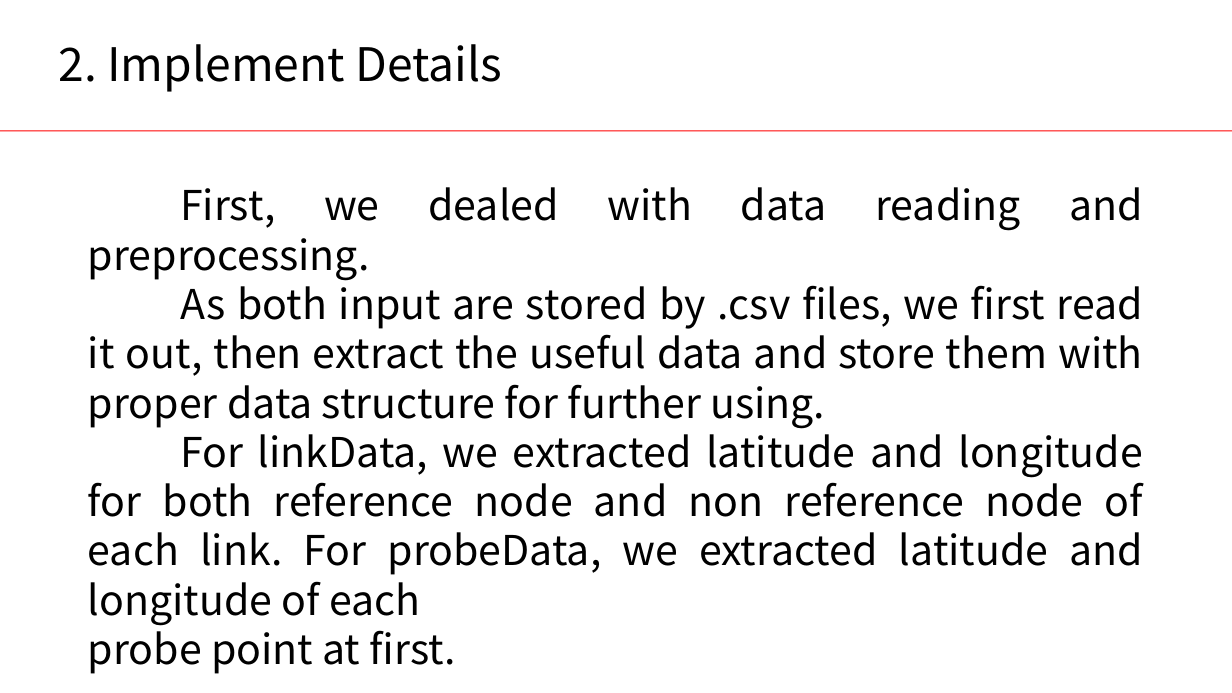
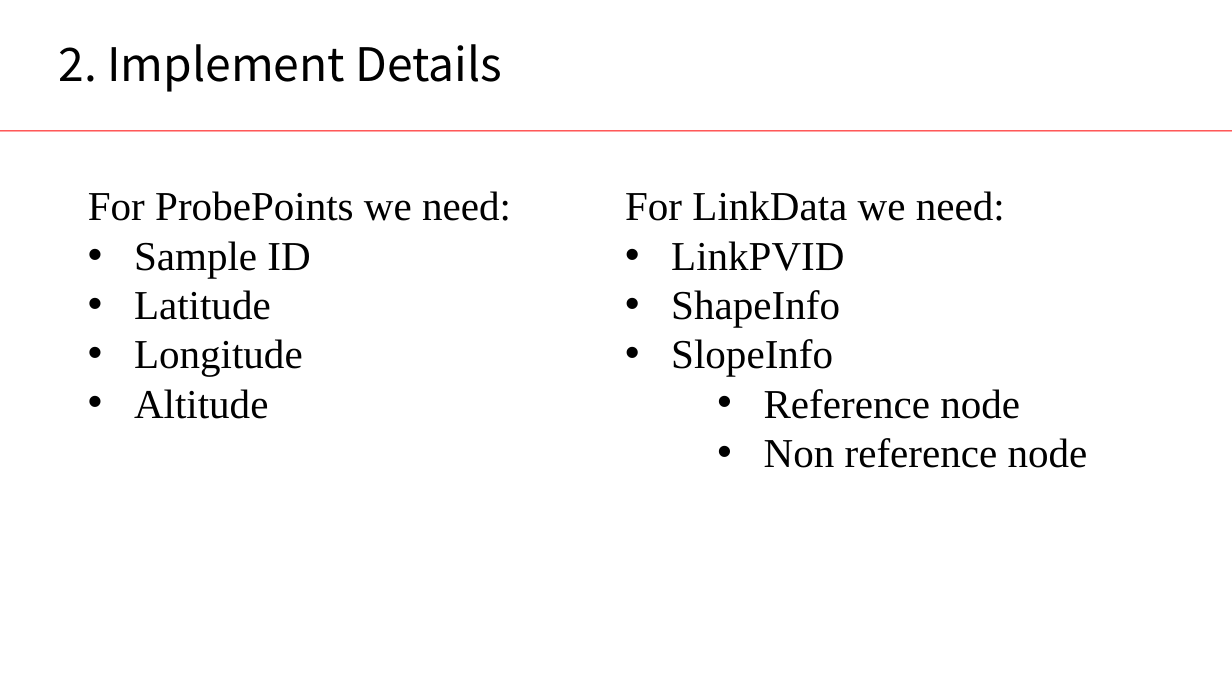
Before and after one commit to jingchengdeng/Probe-Data-Analysis-for-Road-Slope, a slide deck: slide 4 of submissionVersion/HW2Presentation.pptx (slide 3 before the commit). Drawn at 1232x693 pixels with LibreOffice and Linux fonts; fonts in the diff are those of the drawing; background and template pictures are left out. Boxes give left, top, right and bottom in pixels: in the first picture for what was removed or moved away, otherwise in the second. Text is boxed around its words. In the diff, an @@ line names an element or a change of style, - is before the commit and + after.

```diff
--- a/submissionVersion/HW2Presentation.pptx
+++ b/submissionVersion/HW2Presentation.pptx
@@ text at (x1=88, y1=191, x2=511, y2=419): text changed; font Noto Sans CJK SC to Times New Roman @@
-First, we dealed with data reading and preprocessing.
-As both input are stored by .csv files, we first read it out, then extract the useful data and store them with proper data structure for further using.
-For linkData, we extracted latitude and longitude for both reference node and non reference node of each link. For probeData, we extracted latitude and longitude of each
-probe point at first.
+For ProbePoints we need:
+• Sample ID
+• Latitude
+• Longitude
+• Altitude
@@ text added at (x1=625, y1=191, x2=1088, y2=468), 32 pt, text #000000 @@
+For LinkData we need:
+• LinkPVID
+• ShapeInfo
+• SlopeInfo
+    • Reference node
+    • Non reference node
```
Also in this commit, not shown: 7 other slides changed, 5 slides added, 1 slide removed.
